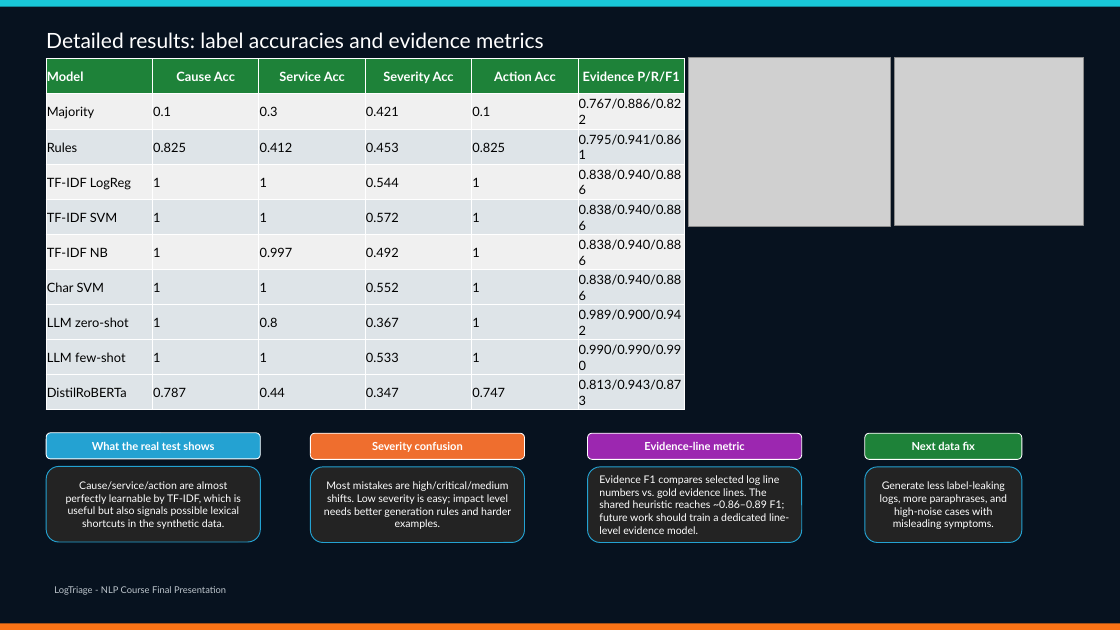
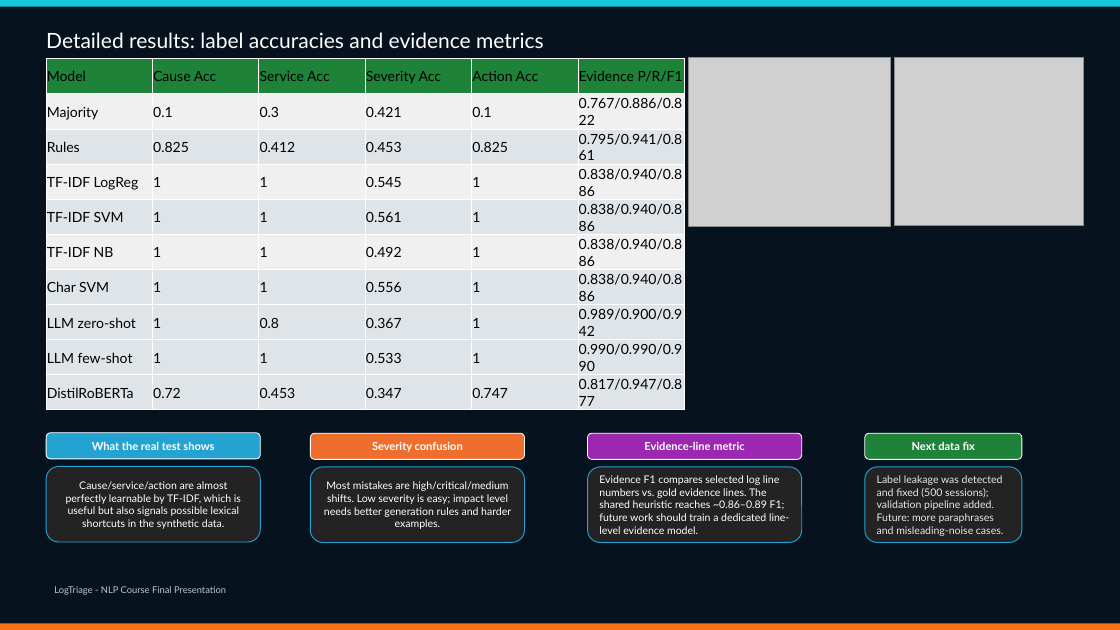
Before and after one commit to OrZuka/logtriage-nlp-project, a slide deck: slide 11 of slides/LogTriage_Final.pptx. Drawn at 1120x630 pixels with LibreOffice and Linux fonts; fonts in the diff are those of the drawing; grey boxes stand for pictures. Boxes give left, top, right and bottom in pixels: in the first picture for what was removed or moved away, otherwise in the second. Text is boxed around its words. In the diff, an @@ line names an element or a change of style, - is before the commit and + after.

Commit message:
added comparison of synthetic data to external existing datasets, improved synthetic data validation

```diff
--- a/slides/LogTriage_Final.pptx
+++ b/slides/LogTriage_Final.pptx
@@ table at box(46, 59, 686, 411) @@
-row 4, column 4: 0.544
+row 4, column 4: 0.545
-row 5, column 4: 0.572
+row 5, column 4: 0.561
-row 6, column 3: 0.997
+row 6, column 3: 1
-row 7, column 4: 0.552
+row 7, column 4: 0.556
-row 10: DistilRoBERTa | 0.787 | 0.44 | 0.347 | 0.747 | 0.813/0.943/0.873
+row 10: DistilRoBERTa | 0.72 | 0.453 | 0.347 | 0.747 | 0.817/0.947/0.877
@@ size 11 to 12 pt in "Model", "Cause Acc", "Service Acc", "Severity Acc" and 49 more places @@
@@ text colour #FFFFFF to #000000, bold off in "Model", "Cause Acc", "Service Acc", "Severity Acc" and 2 more places @@
@@ alignment centre to left @@
@@ text in rounded rectangle at box(877, 475, 1003, 536): text changed; text colour #FFFFFF to #E7E6E6 @@
-Generate less label-leaking logs, more paraphrases, and high-noise cases with misleading symptoms.
+Label leakage was detected and fixed (500 sessions); validation pipeline added. Future: more paraphrases and misleading-noise cases.
```
Also in this commit, not shown: 3 other slides changed, 28 other files.
